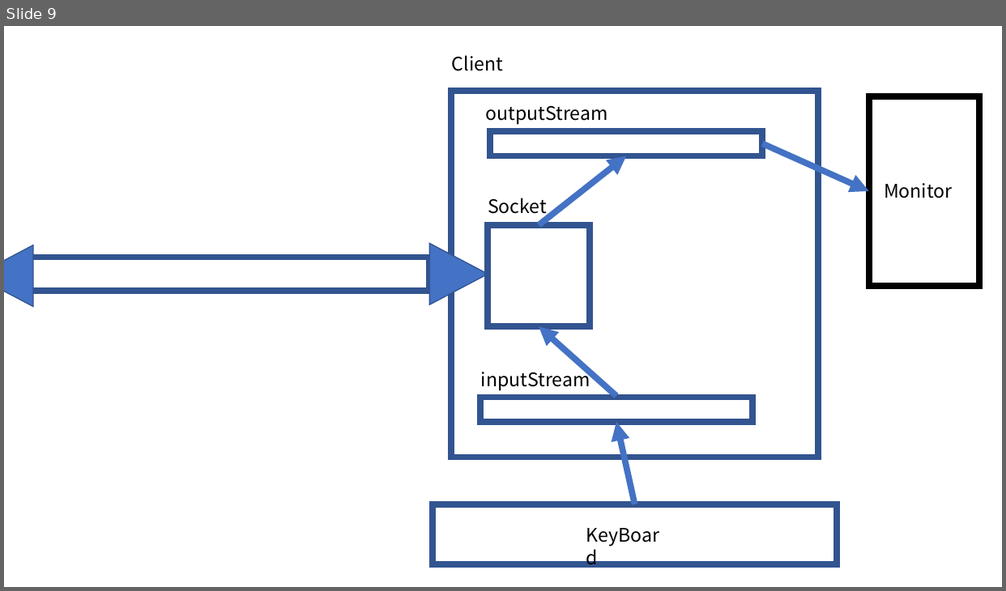
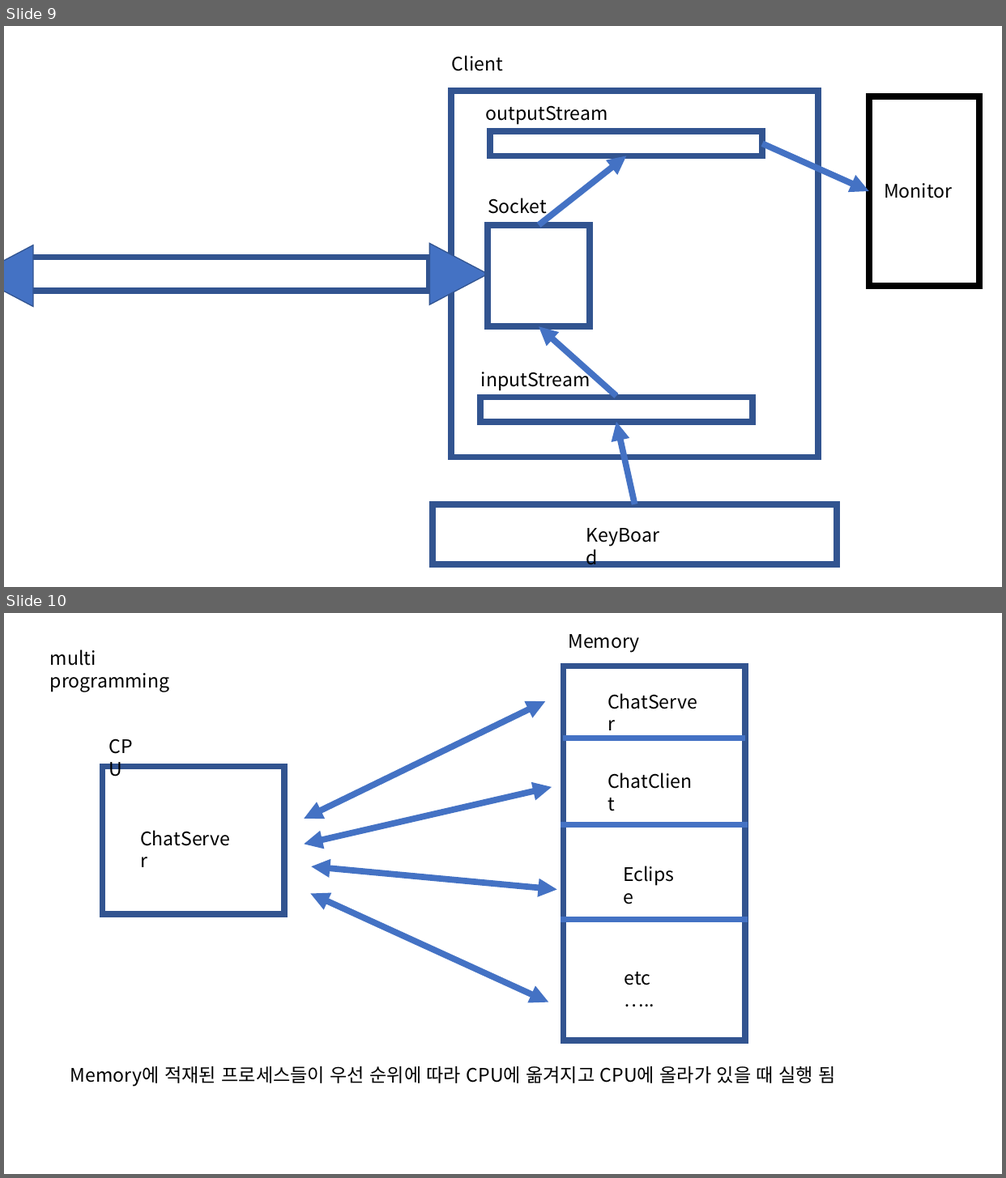
Before and after one commit to shawn-flunge/tutoring-for-java, a slide deck: 5th/5th material.pptx. Shown one above the other, each under a label of ours: slide 9 before the commit, slides 9 and 10 after it. The pictures are 1006x591 and 1006x1178 pixels, drawn with LibreOffice and Linux fonts; fonts in the diff are those of the drawing. Boxes give left, top, right and bottom in pixels: in the first picture for what was removed or moved away, otherwise in the second. Text is boxed around its words. In the diff, an @@ line names an element or a change of style, - is before the commit and + after.

```diff
--- a/5th/5th material.pptx
+++ b/5th/5th material.pptx
@@ slide 10 added at [4,613,1002,1174], background #FFFFFF @@
@@ text added at [568,634,640,652], 18 pt, text #000000 @@
+Memory
@@ text added at [50,649,170,692], 18 pt, text #000000 @@
+multi programming
@@ rectangle added at [563,666,745,1041], outline #325491 6 pt @@
@@ double arrow added from (305, 819) to (545, 701), #4472C4 6 pt @@
@@ text added at [601,687,709,717], 18 pt, text #000000 @@
+ChatServer
@@ text added at [101,731,152,761], 18 pt, text #000000 @@
+CPU
@@ line added from (563, 738) to (745, 738), #4472C4 6 pt @@
@@ rectangle added at [103,766,285,914], outline #325491 6 pt @@
@@ text added at [601,766,704,796], 18 pt, text #000000 @@
+ChatClient
@@ double arrow added from (305, 845) to (552, 787), #4472C4 6 pt @@
@@ text added at [133,824,241,854], 18 pt, text #000000 @@
+ChatServer
@@ line added from (561, 825) to (748, 825), #4472C4 6 pt @@
@@ double arrow added from (312, 867) to (557, 890), #4472C4 6 pt @@
@@ text added at [616,859,688,889], 18 pt, text #000000 @@
+Eclipse
@@ double arrow added from (311, 894) to (549, 1003), #4472C4 6 pt @@
@@ line added from (561, 920) to (748, 920), #4472C4 6 pt @@
@@ text added at [624,972,651,986], 18 pt, text #000000 @@
+etc …..
@@ text added at [70,1067,836,1087], 18 pt, text #000000 @@
+Memory에 적재된 프로세스들이 우선 순위에 따라 CPU에 옮겨지고 CPU에 올라가 있을 때 실행 됨
```
Also in this commit, not shown: 2 other slides added, 2 slides removed.
